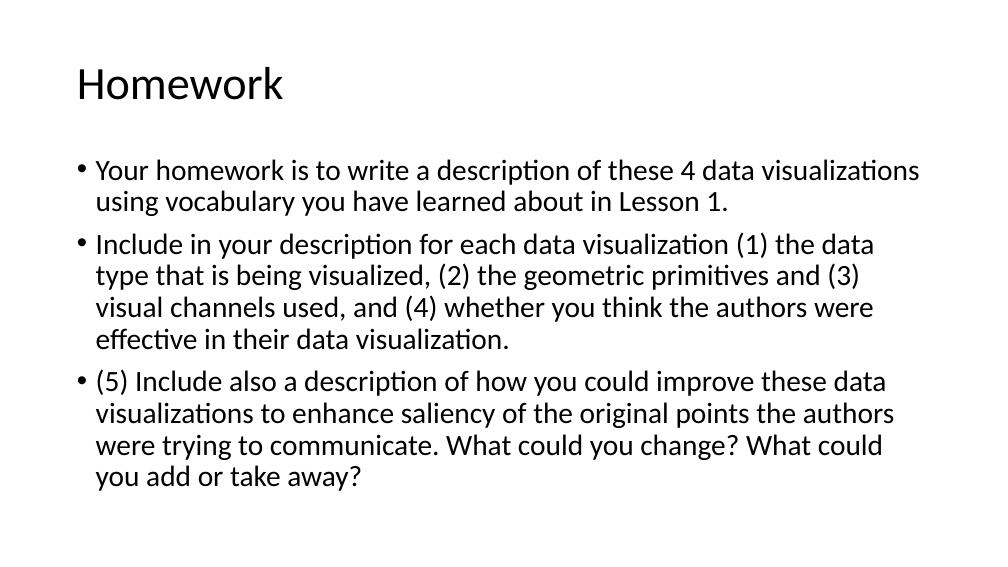
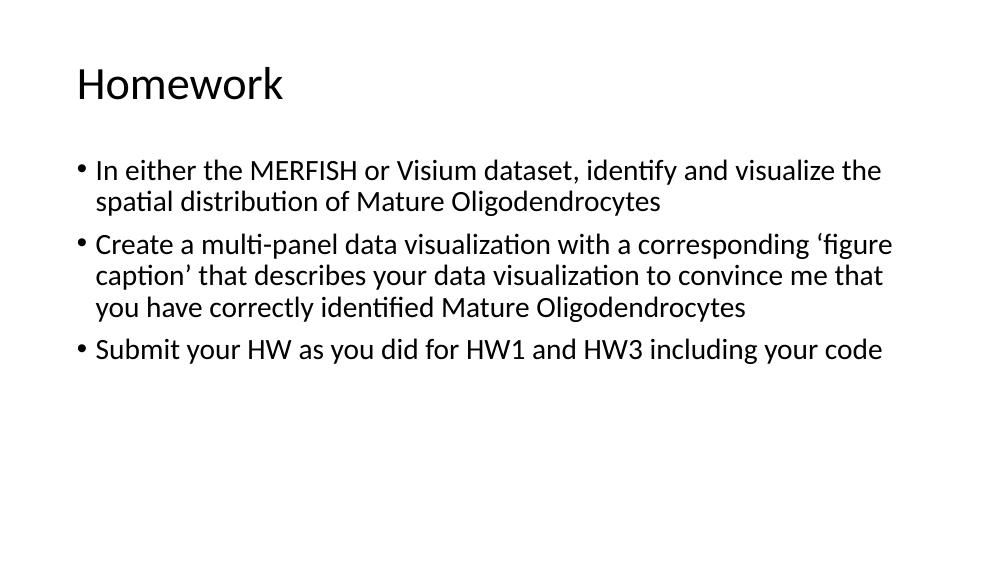
Before and after one commit to JEFworks-Lab/genomic-data-visualization-2022, a slide deck: slide 2 of resources/hw/genomic-data-visualization-HW_4.pptx (slide 4 before the commit). Drawn at 1008x567 pixels with LibreOffice and Linux fonts; fonts in the diff are those of the drawing. Boxes give left, top, right and bottom in pixels: in the first picture for what was removed or moved away, otherwise in the second. Text is boxed around its words. In the diff, an @@ line names an element or a change of style, - is before the commit and + after.

```diff
--- a/resources/hw/genomic-data-visualization-HW_4.pptx
+++ b/resources/hw/genomic-data-visualization-HW_4.pptx
@@ text at bbox=[96, 159, 893, 364]: text changed @@
-• Your homework is to write a description of these 4 data visualizations using vocabulary you have learned about in Lesson 1.
-• Include in your description for each data visualization (1) the data type that is being visualized, (2) the geometric primitives and (3) visual channels used, and (4) whether you think the authors were effective in their data visualization.
-• (5) Include also a description of how you could improve these data visualizations to enhance saliency of the original points the authors were trying to communicate. What could you change? What could you add or take away?
+• In either the MERFISH or Visium dataset, identify and visualize the spatial distribution of Mature Oligodendrocytes
+• Create a multi-panel data visualization with a corresponding ‘figure caption’ that describes your data visualization to convince me that you have correctly identified Mature Oligodendrocytes
+• Submit your HW as you did for HW1 and HW3 including your code
```
Also in this commit, not shown: 1 other slide changed, 1 slide added, 4 slides removed, 2 other files.
